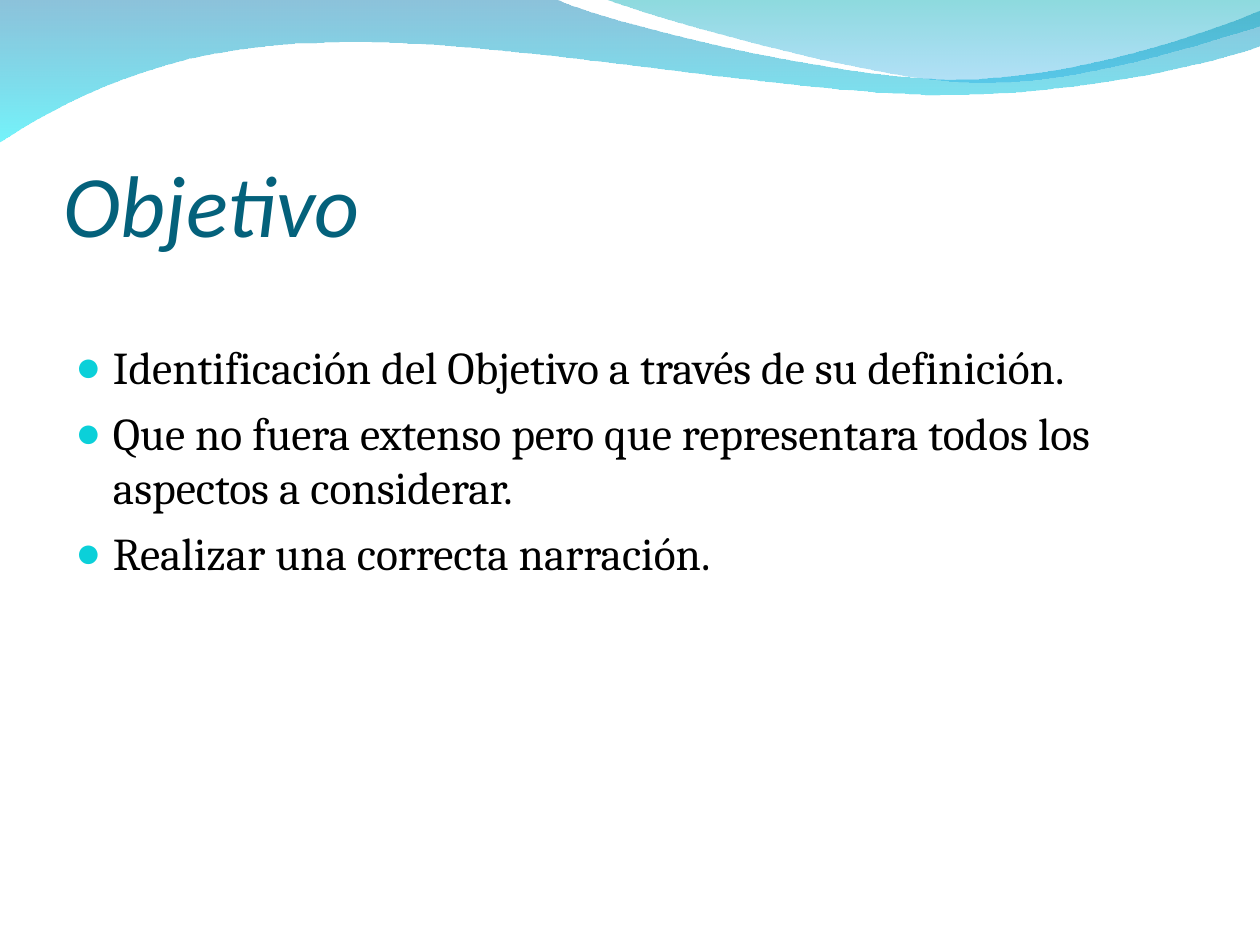
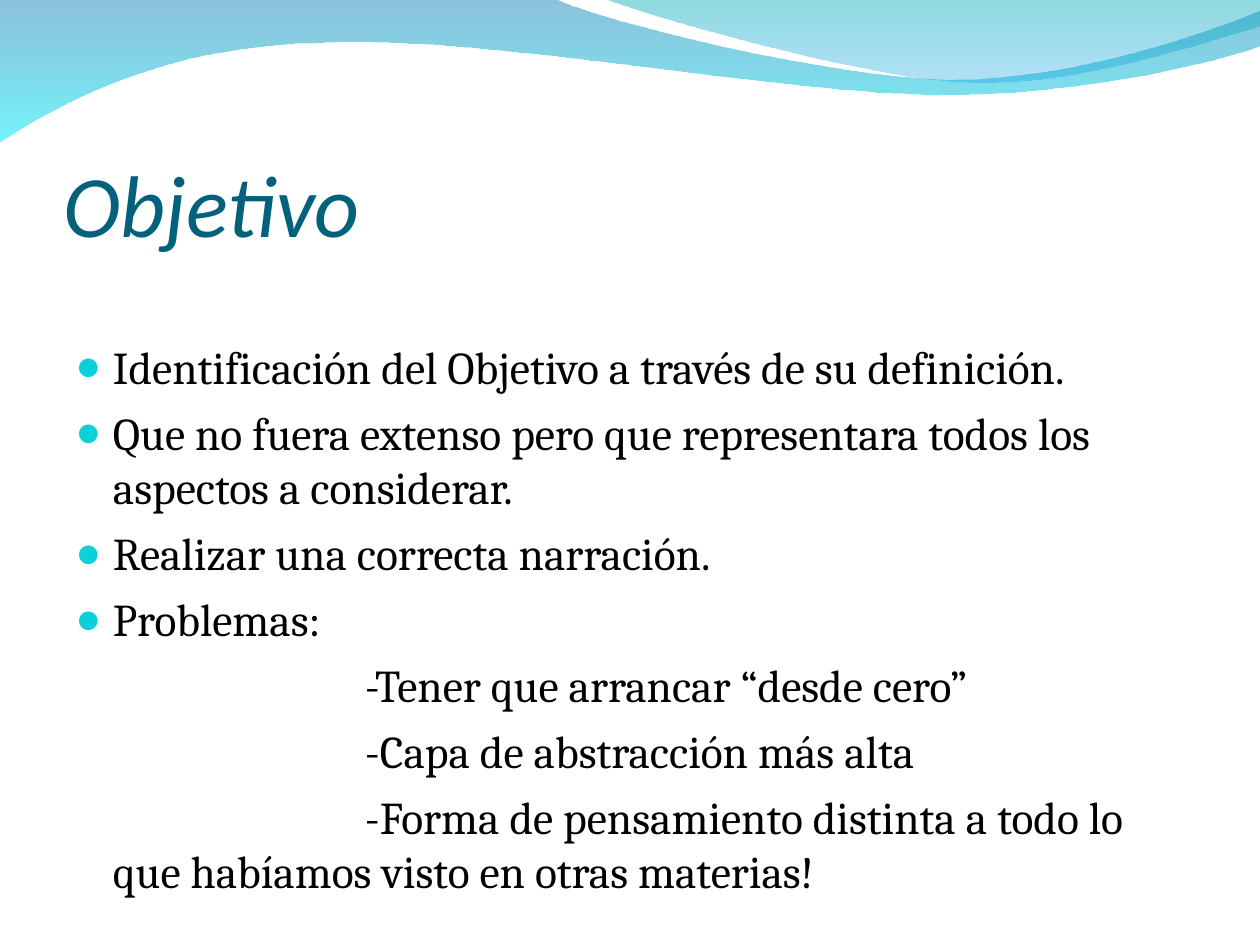
Before and after one commit to Bloodclot24/anainfo, a slide deck: slide 4 of Presentación anainfo.ppt. Drawn at 1260x945 pixels with LibreOffice and Linux fonts; fonts in the diff are those of the drawing; background and template pictures are left out. Boxes give left, top, right and bottom in pixels: in the first picture for what was removed or moved away, otherwise in the second. Text is boxed around its words. In the diff, an @@ line names an element or a change of style, - is before the commit and + after.

```diff
--- a/Presentación anainfo.ppt
+++ b/Presentación anainfo.ppt
@@ text at [113,604,1123,898]: paragraphs added @@
+● Problemas:
+-Tener que arrancar “desde cero”
+-Capa de abstracción más alta
+-Forma de pensamiento distinta a todo lo que habíamos visto en otras materias!
```
Also in this commit, not shown: 8 other slides changed.
